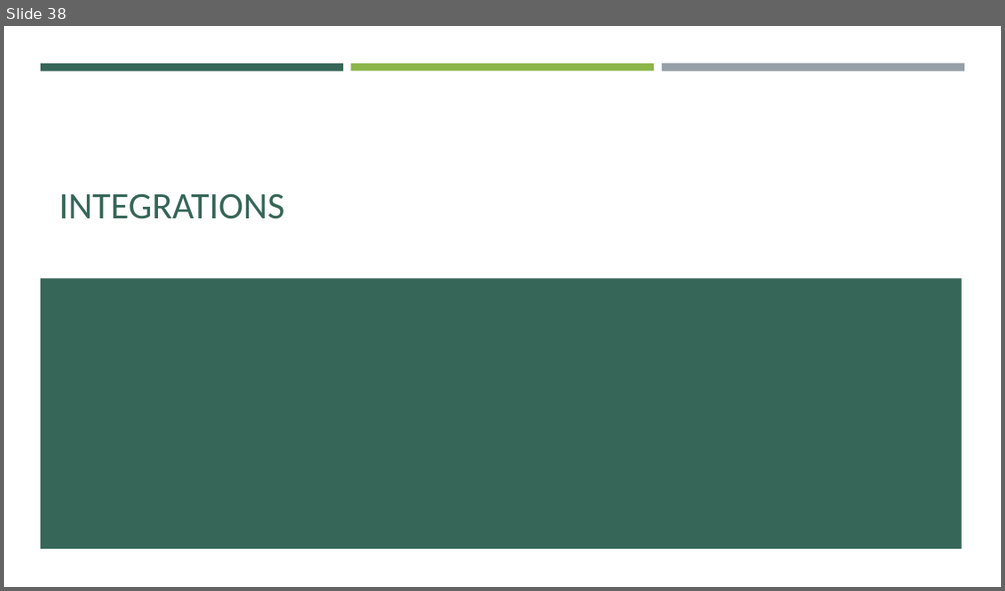
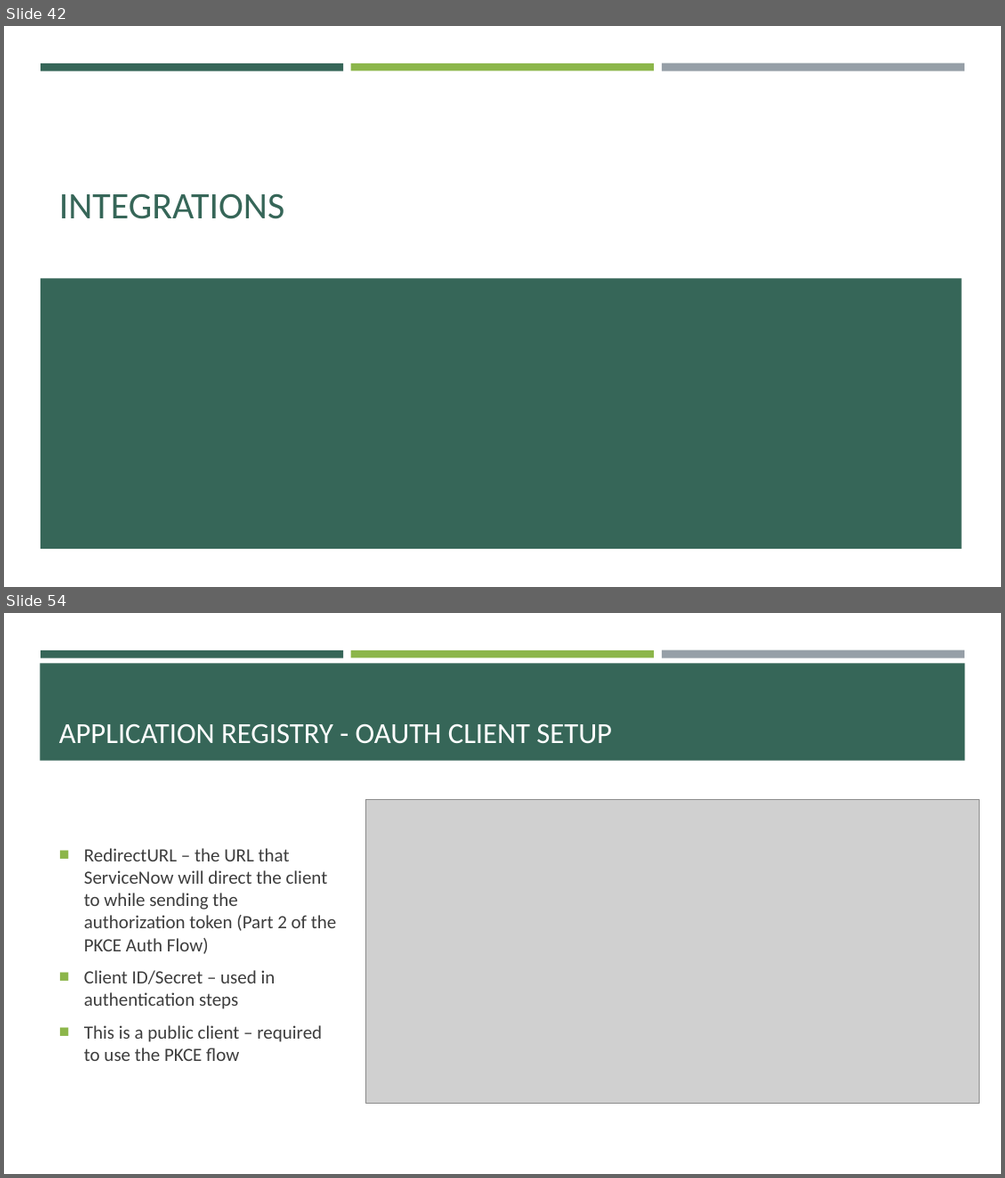
Before and after one commit to e-m-wilson/SNOW, a slide deck: Week_6/Data_Migration_&_Integration.pptx. Shown one above the other, each under a label of ours: slide 38 before the commit, slides 42 and 54 after it; the slides between them are not shown. The pictures are 1005x591 and 1005x1178 pixels, drawn with LibreOffice and Linux fonts; fonts in the diff are those of the drawing; grey boxes stand for pictures. Boxes give left, top, right and bottom in pixels: in the first picture for what was removed or moved away, otherwise in the second. Text is boxed around its words. In the diff, an @@ line names an element or a change of style, - is before the commit and + after.

```diff
--- a/Week_6/Data_Migration_&_Integration.pptx
+++ b/Week_6/Data_Migration_&_Integration.pptx
@@ slide 54 added at bbox=[4, 613, 1001, 1174], background #FFFFFF; not listed: 3 template elements that a slide beside it also shows @@
@@ rectangle added at bbox=[40, 663, 965, 761], fill #366658 @@
@@ title added at bbox=[59, 724, 612, 744], 28 pt, text #FFFFFF @@
+APPLICATION REGISTRY - OAUTH CLIENT SETUP
@@ picture added at bbox=[365, 799, 979, 1103] @@
@@ text added at bbox=[84, 848, 336, 1061], 18 pt, text #3D3D3D @@
+■ RedirectURL – the URL that ServiceNow will direct the client to while sending the authorization token (Part 2 of the PKCE Auth Flow)
+■ Client ID/Secret – used in authentication steps
+■ This is a public client – required to use the PKCE flow
@@ what was slide 38 is now slide 42 @@
```
Also in this commit, not shown: 16 other slides added, 4 other files.
